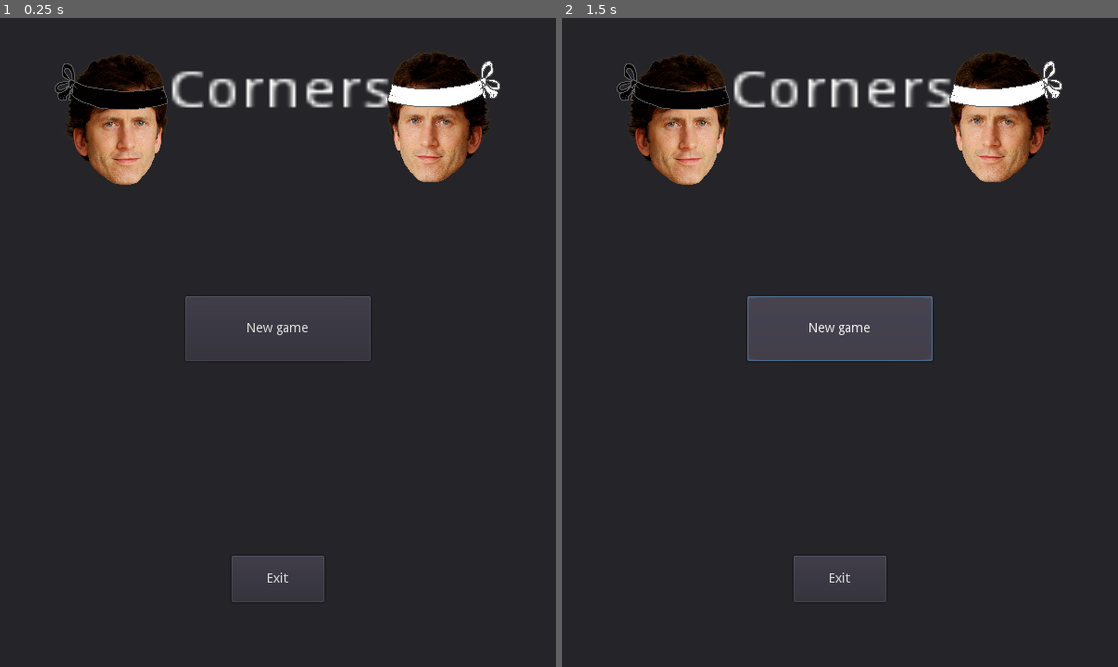
Above: before the commit, frames 1-2 (left to right).
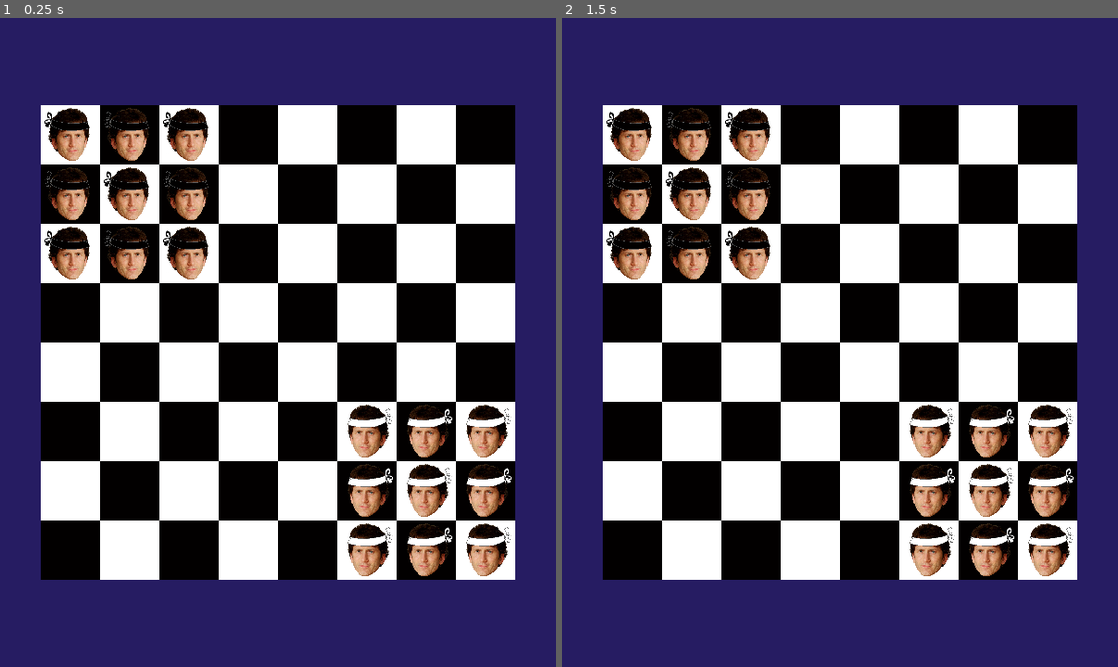
Above: after the commit, the same moments.

Repository: h1ken/corners
Game: Godot game, scene res://GameScreen.tscn
Two runs of this game, one before a commit and one after it. Both use one fixed random seed, a clock stepped at 60 frames per second and the inputs below. Before the commit the project starts from res://main.tscn.
Inputs (mouse positions are in pixels of both pictures, inside the frame that each line leads up to):
- Up to frame 1 (0.25 s): no input
- Up to frame 2 (1.5 s): click (840, 329) at 0.5 s, where only the run before the commit has a clickable "New game"; click (840, 329) at 1.25 s, where only the run before the commit has a clickable "New game"

The runs differ from the first frame. In frame 1, 100% of the frame differs, in the area x 0-100%, y 0-100%; in frame 2, 100%.

Commit message:
Made pawns initialize
Todds everywhere!
Next step is to make realization of pawn movement

Diff:
--- /dev/null
+++ b/BoardTiles.gd
@@ -0,0 +1,28 @@
+extends TileMap
+
+# Declare member variables here. Examples:
+# var a = 2
+# var b = "text"
+onready var Pawn = preload("res://ToddPawnBase.tscn")
+
+var tile_size = get_cell_size()
+var tile_center = tile_size / 2
+var board_size = Vector2(8, 8)
+
+# Called when the node enters the scene tree for the first time.
+func _ready():
+	for x in range(3):
+		for y in range(3):
+			var tmp_todd = Pawn.instance()
+
+			tmp_todd.wearing = tmp_todd.BAND_COLOR.BLACK_BAND
+			tmp_todd.position = map_to_world(Vector2(x, y)) + tile_center
+			add_child(tmp_todd)
+			tmp_todd = Pawn.instance()
+			tmp_todd.wearing = tmp_todd.BAND_COLOR.WHITE_BAND
+			tmp_todd.position = map_to_world(Vector2(7 - x, 7 - y)) + tile_center
+			add_child(tmp_todd)
+
+# Called every frame. 'delta' is the elapsed time since the previous frame.
+#func _process(delta):
+#	pass
--- a/GameBoard.gd
+++ /dev/null
@@ -1,17 +0,0 @@
-extends Panel
-
-# Declare member variables here. Examples:
-# var a = 2
-# var b = "text"
-var tile_size = get_node("BoardTiles").get_cell_size()
-var board_size = Vector2(8, 8)
-
-onready var Pawn = preload("res://ToddPawnBase.tscn")
-
-# Called when the node enters the scene tree for the first time.
-func _ready():
-	pass # Replace with function body.
-
-# Called every frame. 'delta' is the elapsed time since the previous frame.
-#func _process(delta):
-#	pass
--- a/GameScreen.tscn
+++ b/GameScreen.tscn
@@ -1,20 +1,27 @@
 [gd_scene load_steps=3 format=2]
 
-[ext_resource path="res://GameBoard.gd" type="Script" id=1]
-[ext_resource path="res://board_cells.tres" type="TileSet" id=2]
+[ext_resource path="res://board_cells.tres" type="TileSet" id=1]
+[ext_resource path="res://BoardTiles.gd" type="Script" id=2]
 
-[node name="GameScreen" type="Panel"]
-margin_right = 600.0
-margin_bottom = 700.0
+[node name="GameScreen" type="Node"]
 
-[node name="GameBoard" type="Panel" parent="."]
-margin_left = 44.0
-margin_top = 135.0
-margin_right = 556.0
-margin_bottom = 647.0
-script = ExtResource( 1 )
+[node name="Background" type="ColorRect" parent="."]
+anchor_right = 1.0
+anchor_bottom = 1.0
+color = Color( 0.152941, 0.113725, 0.388235, 1 )
 
-[node name="BoardTiles" type="TileMap" parent="GameBoard"]
-tile_set = ExtResource( 2 )
+[node name="Board" type="PanelContainer" parent="."]
+anchor_left = 0.5
+anchor_top = 0.5
+anchor_right = 0.5
+anchor_bottom = 0.5
+margin_left = -256.0
+margin_top = -256.0
+margin_right = 256.0
+margin_bottom = 256.0
+
+[node name="BoardTiles" type="TileMap" parent="Board"]
+tile_set = ExtResource( 1 )
 format = 1
 tile_data = PoolIntArray( 0, 1, 0, 1, 0, 0, 2, 1, 0, 3, 0, 0, 4, 1, 0, 5, 0, 0, 6, 1, 0, 7, 0, 0, 65536, 0, 0, 65537, 1 …(755 unchanged characters)…
+script = ExtResource( 2 )
--- a/main.tscn
+++ b/main.tscn
@@ -1,15 +1,18 @@
 [gd_scene load_steps=3 format=2]
 
 [ext_resource path="res://main.gd" type="Script" id=1]
-[ext_resource path="res://ToddPawnBase.tscn" type="PackedScene" id=2]
+[ext_resource path="res://art/todd.png" type="Texture" id=2]
 
-[node name="MainMenu" type="Panel"]
+[node name="MarginContainer" type="MarginContainer"]
+anchor_right = 1.0
+anchor_bottom = 1.0
+
+[node name="MainMenu" type="Panel" parent="."]
 margin_right = 600.0
 margin_bottom = 700.0
-rect_pivot_offset = Vector2( 230, 600 )
 script = ExtResource( 1 )
 
-[node name="GameName" type="Label" parent="."]
+[node name="GameName" type="Label" parent="MainMenu"]
 anchor_left = 0.5
 anchor_right = 0.5
 margin_left = -120.0
@@ -21,34 +24,35 @@
 align = 1
 valign = 1
 
-[node name="ButtonNewGame" type="Button" parent="."]
+[node name="Todd" type="TextureRect" parent="MainMenu"]
+margin_left = 385.0
+margin_top = 40.0
+margin_right = 1831.0
+margin_bottom = 1700.0
+rect_scale = Vector2( 0.1, 0.1 )
+texture = ExtResource( 2 )
+
+[node name="Menu" type="VBoxContainer" parent="MainMenu"]
 anchor_left = 0.5
 anchor_top = 0.5
 anchor_right = 0.5
 anchor_bottom = 0.5
 margin_left = -100.0
-margin_top = -50.0
+margin_top = -40.0
 margin_right = 100.0
+margin_bottom = 40.0
+custom_constants/separation = 10
+__meta__ = {
+"_edit_group_": true
+}
+
+[node name="ButtonNewGame" type="Button" parent="MainMenu/Menu"]
+margin_right = 200.0
 margin_bottom = 20.0
 text = "New game"
 
-[node name="ButtonExit" type="Button" parent="."]
-anchor_left = 0.5
-anchor_top = 1.0
-anchor_right = 0.5
-anchor_bottom = 1.0
-margin_left = -50.0
-margin_top = -120.0
-margin_right = 50.0
-margin_bottom = -70.0
+[node name="ButtonExit" type="Button" parent="MainMenu/Menu"]
+margin_top = 30.0
+margin_right = 200.0
+margin_bottom = 50.0
 text = "Exit"
-
-[node name="ToddWhite" parent="." instance=ExtResource( 2 )]
-position = Vector2( 469.329, 107.47 )
-scale = Vector2( 0.1, 0.1 )
-wearing = 1
-
-[node name="ToddBlack" parent="." instance=ExtResource( 2 )]
-position = Vector2( 130, 110 )
-scale = Vector2( 0.1, 0.1 )
-wearing = 2
--- a/project.godot
+++ b/project.godot
@@ -16,7 +16,7 @@
 [application]
 
 config/name="Corners"
-run/main_scene="res://main.tscn"
+run/main_scene="res://GameScreen.tscn"
 config/icon="res://icon.png"
 
 [display]
